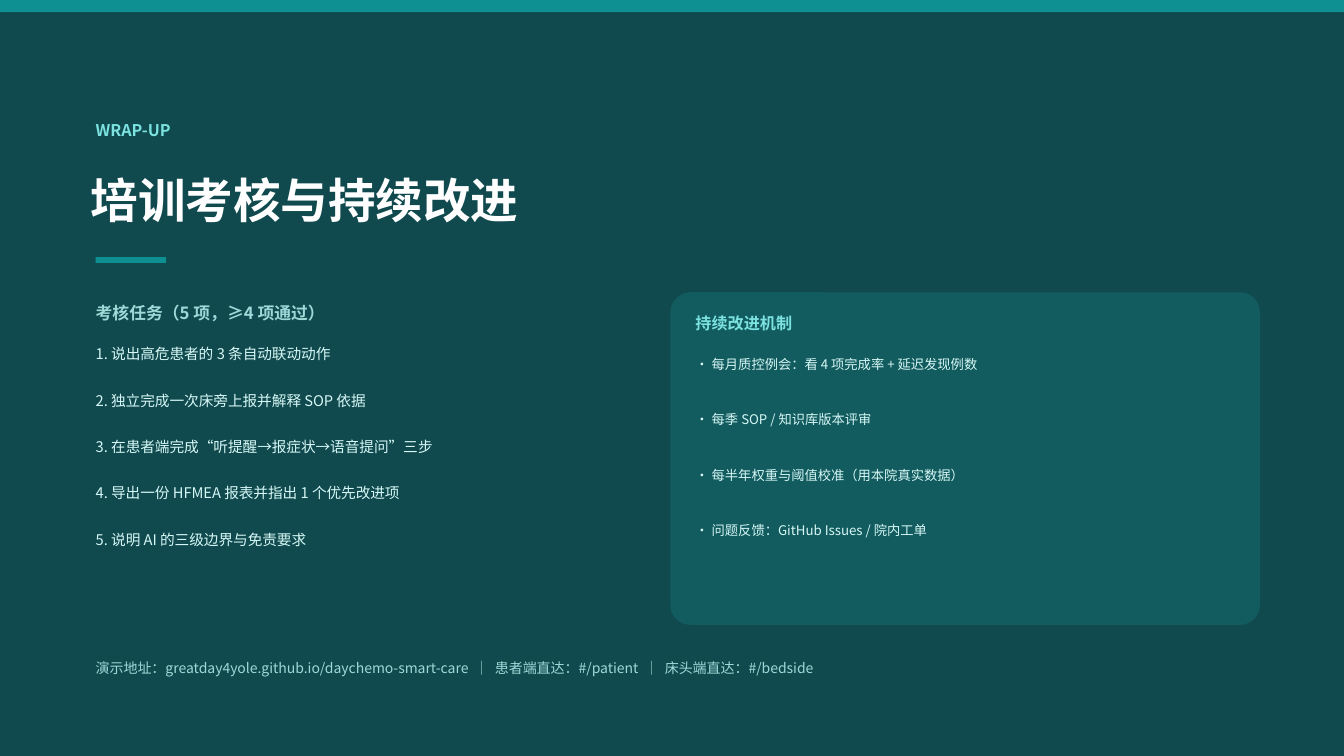
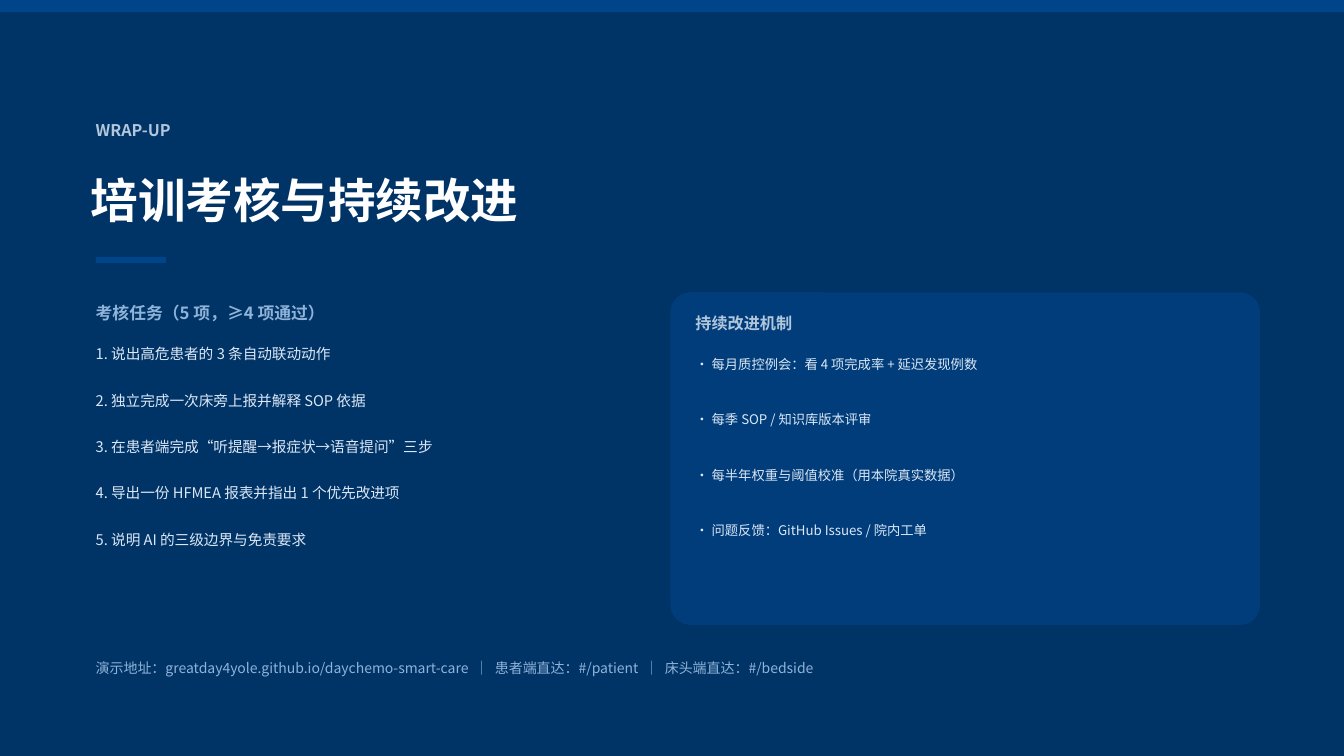
Before and after one commit to greatday4yole/daychemo-smart-care, a slide deck: slide 17 of docs/日间化疗智慧照护系统-培训PPT.pptx. Drawn at 1344x756 pixels with LibreOffice and Linux fonts; fonts in the diff are those of the drawing. Boxes give left, top, right and bottom in pixels: in the first picture for what was removed or moved away, otherwise in the second. Text is boxed around its words. In the diff, an @@ line names an element or a change of style, - is before the commit and + after.

```diff
--- a/docs/日间化疗智慧照护系统-培训PPT.pptx
+++ b/docs/日间化疗智慧照护系统-培训PPT.pptx
@@ rectangle at (0,0,1344,756): fill #104A4E to #003366 @@
@@ rectangle at (0,0,1344,12): fill #0E8F92 to #004589 @@
@@ text "WRAP-UP" at (96,124,171,136): text colour #7BE2E0 to #B2C7DB @@
@@ rectangle at (96,257,166,263): fill #0E8F92 to #004589 @@
@@ text "考核任务（5 项，≥4 项通过）" at (96,305,325,321): text colour #9ED8D7 to #8FB3D9 @@
@@ rounded rectangle at (670,292,1260,625): fill #125B5F to #003D7A @@
@@ text "持续改进机制" at (695,315,792,331): text colour #7BE2E0 to #B2C7DB @@
@@ text colour #D6F7F5 to #DBE7F6 in 9 elements at (96,346,330,360), (96,393,365,407), (96,439,433,453), (96,485,400,499), (96,532,306,547), (712,358,978,370), (712,413,872,425), (712,469,964,481), (712,524,927,536) @@
@@ text "演示地址：greatday4yole.github.io/daychemo-smart-care ｜ 患者端直达：#/p ..." at (96,661,814,677): text colour #9ED8D7 to #8FB3D9 @@
```
Also in this commit, not shown: 16 other slides changed, 52 other files.
